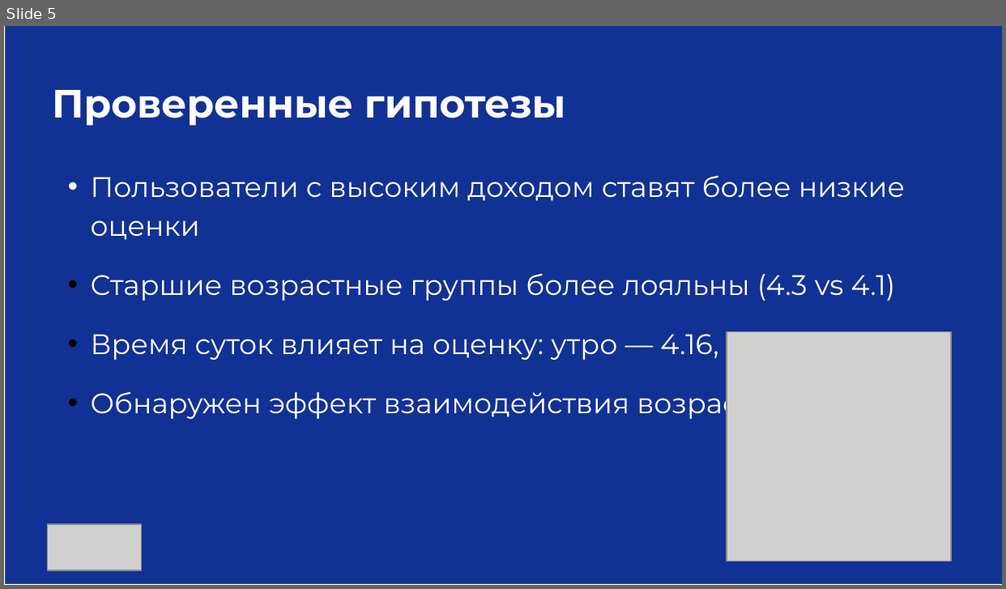
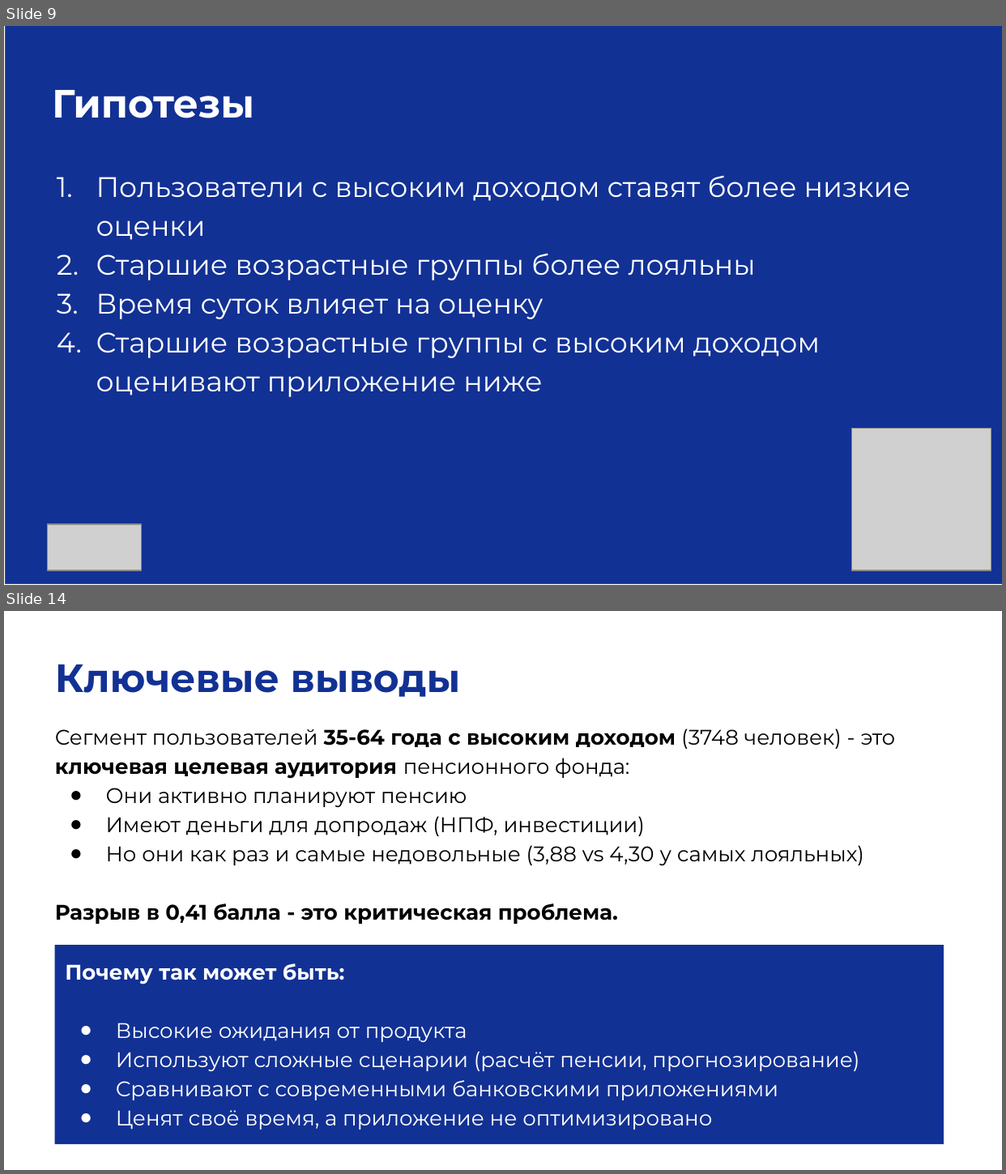
Before and after one commit to smirnoffmg/team-8-case-2, a slide deck: Презентация_CSAT_Команда8.pptx. Shown one above the other, each under a label of ours: slide 5 before the commit, slides 9 and 14 after it; the slides between them are not shown. The pictures are 1006x589 and 1006x1174 pixels, drawn with LibreOffice and Linux fonts; fonts in the diff are those of the drawing; grey boxes stand for pictures. Boxes give left, top, right and bottom in pixels: in the first picture for what was removed or moved away, otherwise in the second. Text is boxed around its words. In the diff, an @@ line names an element or a change of style, - is before the commit and + after.

```diff
--- a/Презентация_CSAT_Команда8.pptx
+++ b/Презентация_CSAT_Команда8.pptx
@@ slide 14 added at (4, 611, 1002, 1170), background #FFFFFF @@
@@ text added at (55, 664, 461, 697), 28 pt, text #123194, bold @@
+Ключевые выводы
@@ text added at (55, 728, 896, 924), 15 pt, text #000000 @@
+Сегмент пользователей 35-64 года с высоким доходом (3748 человек) - это ключевая целевая аудитория пенсионного фонда:
+● Они активно планируют пенсию
+● Имеют деньги для допродаж (НПФ, инвестиции)
+● Но они как раз и самые недовольные (3,88 vs 4,30 у самых лояльных)
+Разрыв в 0,41 балла - это критическая проблема.
@@ rectangle added at (55, 945, 943, 1143), fill #123194, 15 pt, text #FFFFFF @@
+Почему так может быть:
+● Высокие ожидания от продукта
+● Используют сложные сценарии (расчёт пенсии, прогнозирование)
+● Сравнивают с современными банковскими приложениями
+● Ценят своё время, а приложение не оптимизировано
@@ what was slide 5 is now slide 9 @@
@@ slide 9 changed as well @@
@@ text at (52, 90, 254, 118): text changed @@
-Проверенные гипотезы
+Гипотезы
@@ text at (96, 175, 910, 240): bullet • to 1. @@
@@ text at (96, 253, 820, 397): text changed @@
-• Старшие возрастные группы более лояльны (4.3 vs 4.1)
-• Время суток влияет на оценку: утро — 4.16, ночь — 4.08
-• Обнаружен эффект взаимодействия возраста и дохода
+2. Старшие возрастные группы более лояльны
+3. Время суток влияет на оценку
+4. Старшие возрастные группы с высоким доходом оценивают приложение ниже
@@ picture: place and size @@
-picture at (727, 331, 951, 561)
+picture at (852, 428, 991, 570)
```
Also in this commit, not shown: 3 other slides changed, 11 other slides added, 3 slides removed, 1 other file.
